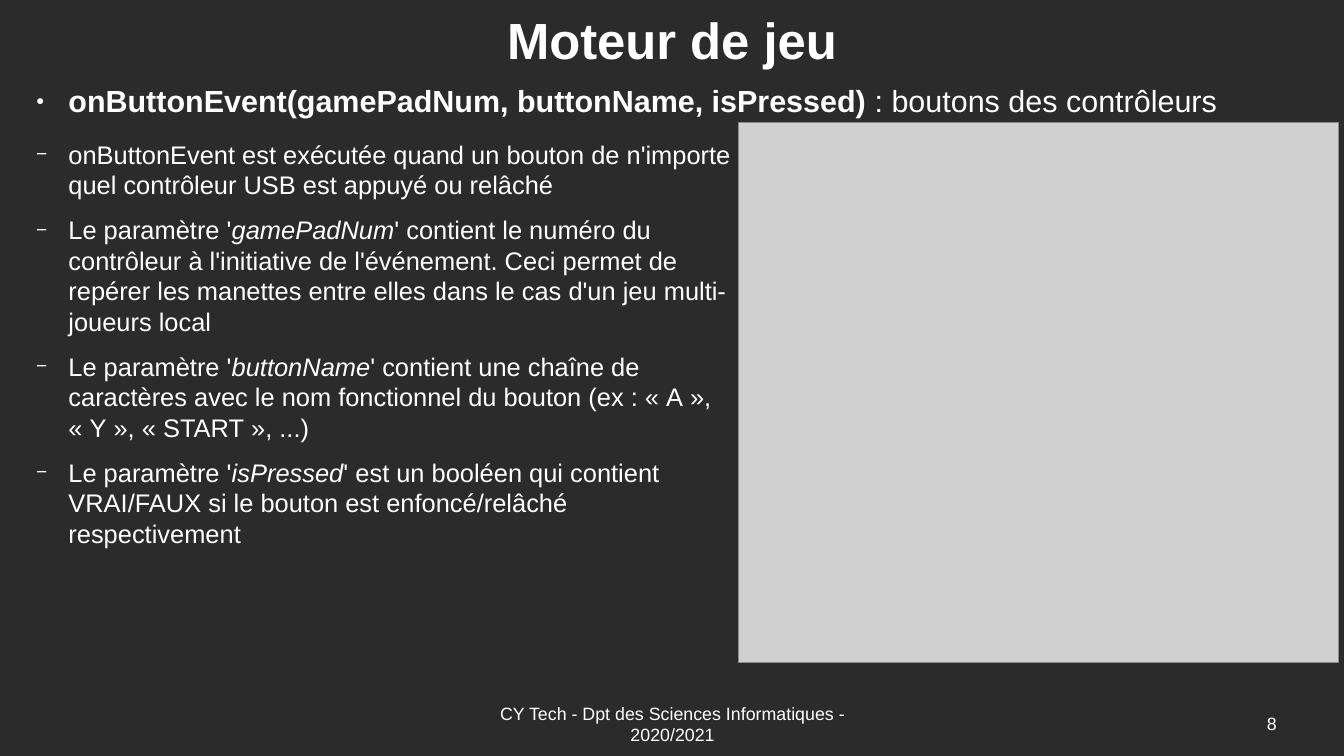
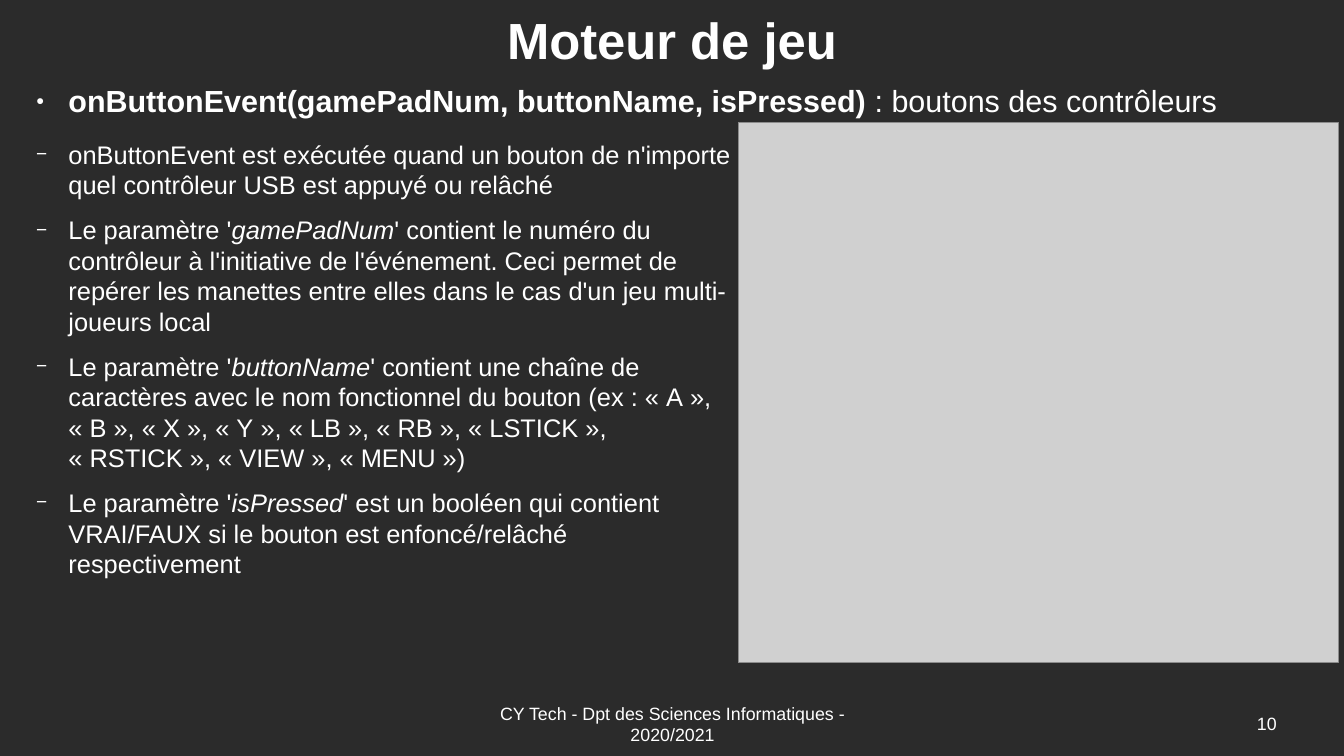
Before and after one commit to Romuald78/pyArcade, a slide deck: slide 10 of doc/UE_Libre_Jeu_Arcade_Documentation.odp (slide 8 before the commit). Drawn at 1344x756 pixels with LibreOffice and Linux fonts; fonts in the diff are those of the drawing; grey boxes stand for pictures; background and template pictures are left out; a plain dark background stands for a picture behind light text. Boxes give left, top, right and bottom in pixels: in the first picture for what was removed or moved away, otherwise in the second. Text is boxed around its words. In the diff, an @@ line names an element or a change of style, - is before the commit and + after.

```diff
--- a/doc/UE_Libre_Jeu_Arcade_Documentation.odp
+++ b/doc/UE_Libre_Jeu_Arcade_Documentation.odp
@@ text at [68,357,683,468]: text changed @@
-  − Le paramètre 'buttonName' contient une chaîne de caractères avec le nom fonctionnel du bouton (ex : « A », « Y », « START », ...)
+  − Le paramètre 'buttonName' contient une chaîne de caractères avec le nom fonctionnel du bouton (ex : « A », « B », « X », « Y », « LB », « RB », « LSTICK », « RSTICK », « VIEW », « MENU »)
@@ page number at [1257,717,1277,730]: text changed @@
-8
+10
```
Also in this commit, not shown: 5 other slides changed, 2 slides added, 12 other files.
